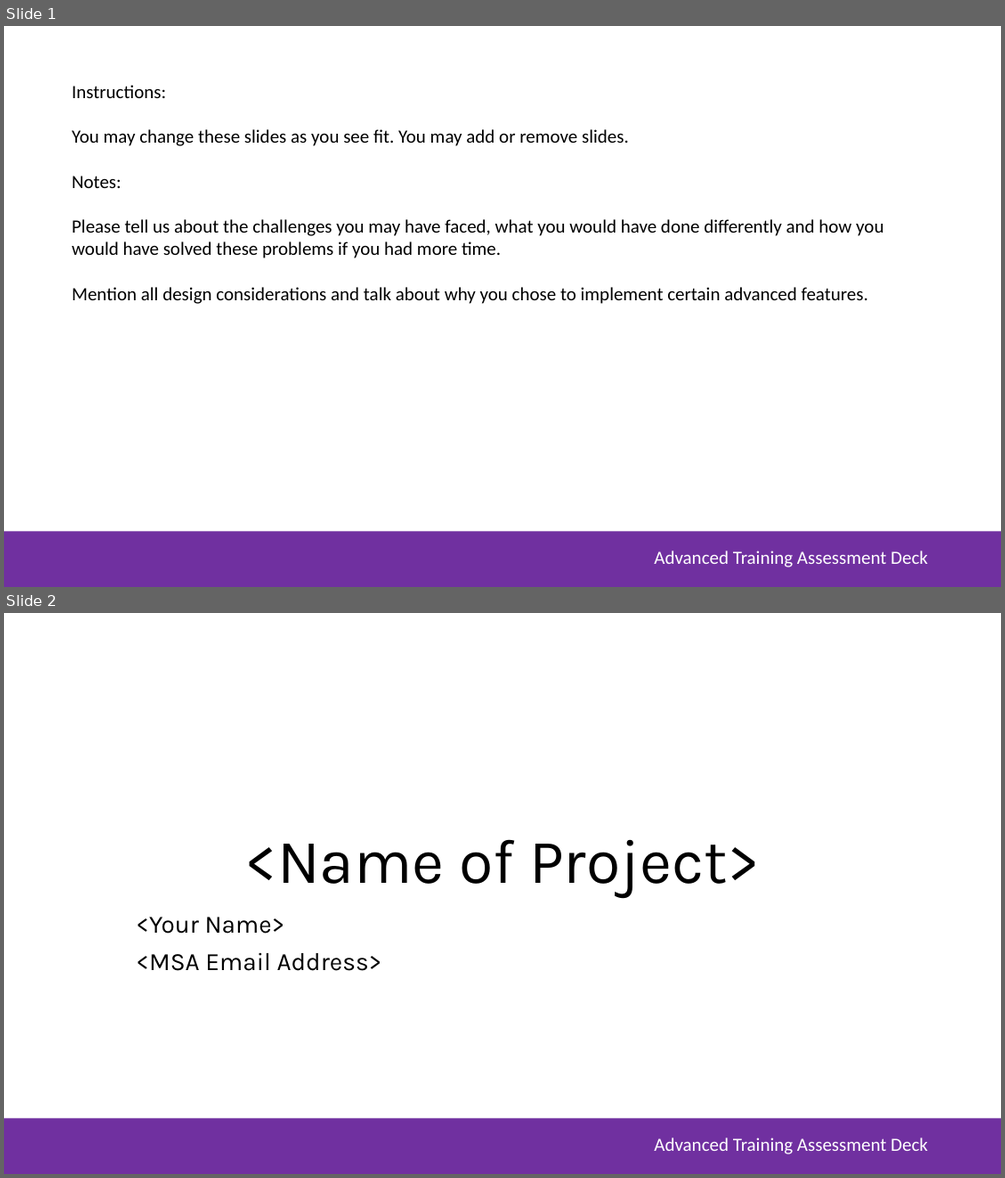
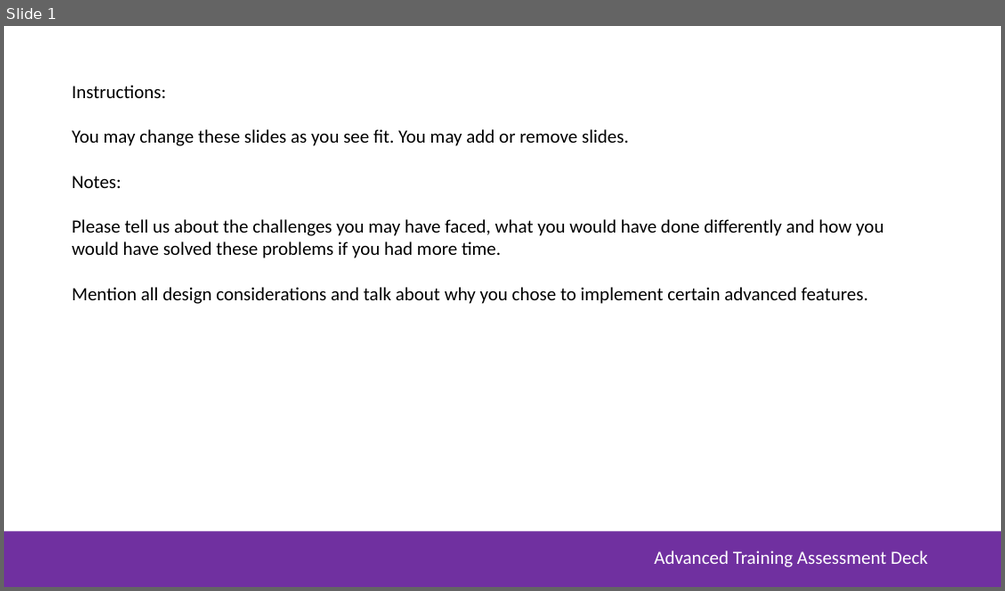
Before and after one commit to joshiefu/MSA_Phase2_WebApp, a slide deck: MSA-Assessment-Deck.pptx. Shown one above the other, each under a label of ours: slides 1 and 2 before the commit, slide 1 after it. The pictures are 1005x1178 and 1005x591 pixels, drawn with LibreOffice and Linux fonts; fonts in the diff are those of the drawing; background and template pictures are left out. Boxes give left, top, right and bottom in pixels: in the first picture for what was removed or moved away, otherwise in the second. Text is boxed around its words. In the diff, an @@ line names an element or a change of style, - is before the commit and + after.

```diff
--- a/MSA-Assessment-Deck.pptx
+++ b/MSA-Assessment-Deck.pptx
@@ slide 2 removed at (x1=4, y1=613, x2=1001, y2=1174), background #FFFFFF; not listed: 2 template elements that a slide beside it also shows @@
@@ title removed at (x1=244, y1=839, x2=760, y2=897) @@
-<Name of Project>
@@ subtitle removed at (x1=136, y1=916, x2=382, y2=971) @@
-<Your Name>
-<MSA Email Address>
```
Also in this commit, not shown: 6 slides changed, 6 slides added, 2 other slides removed.
